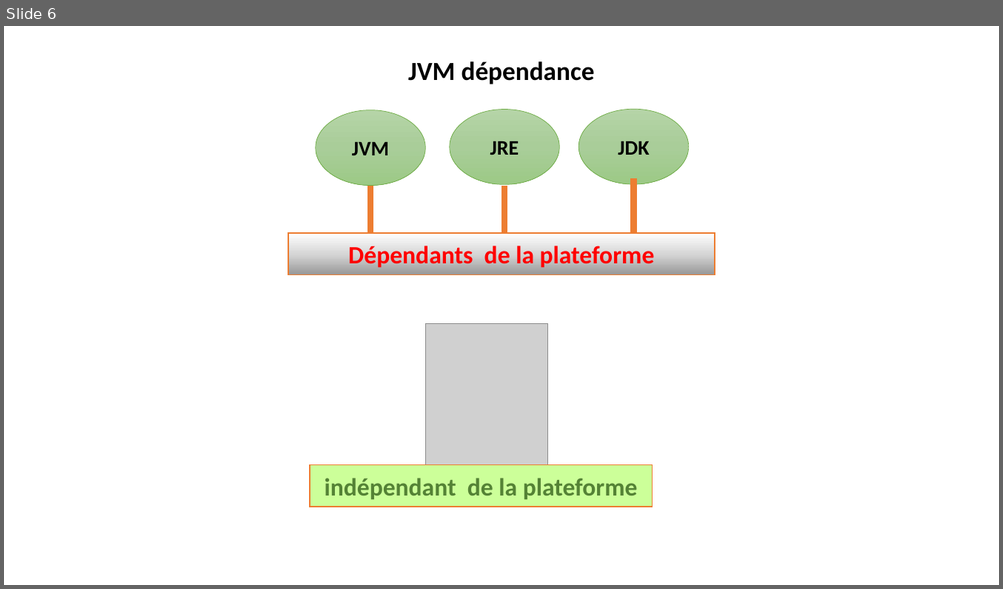
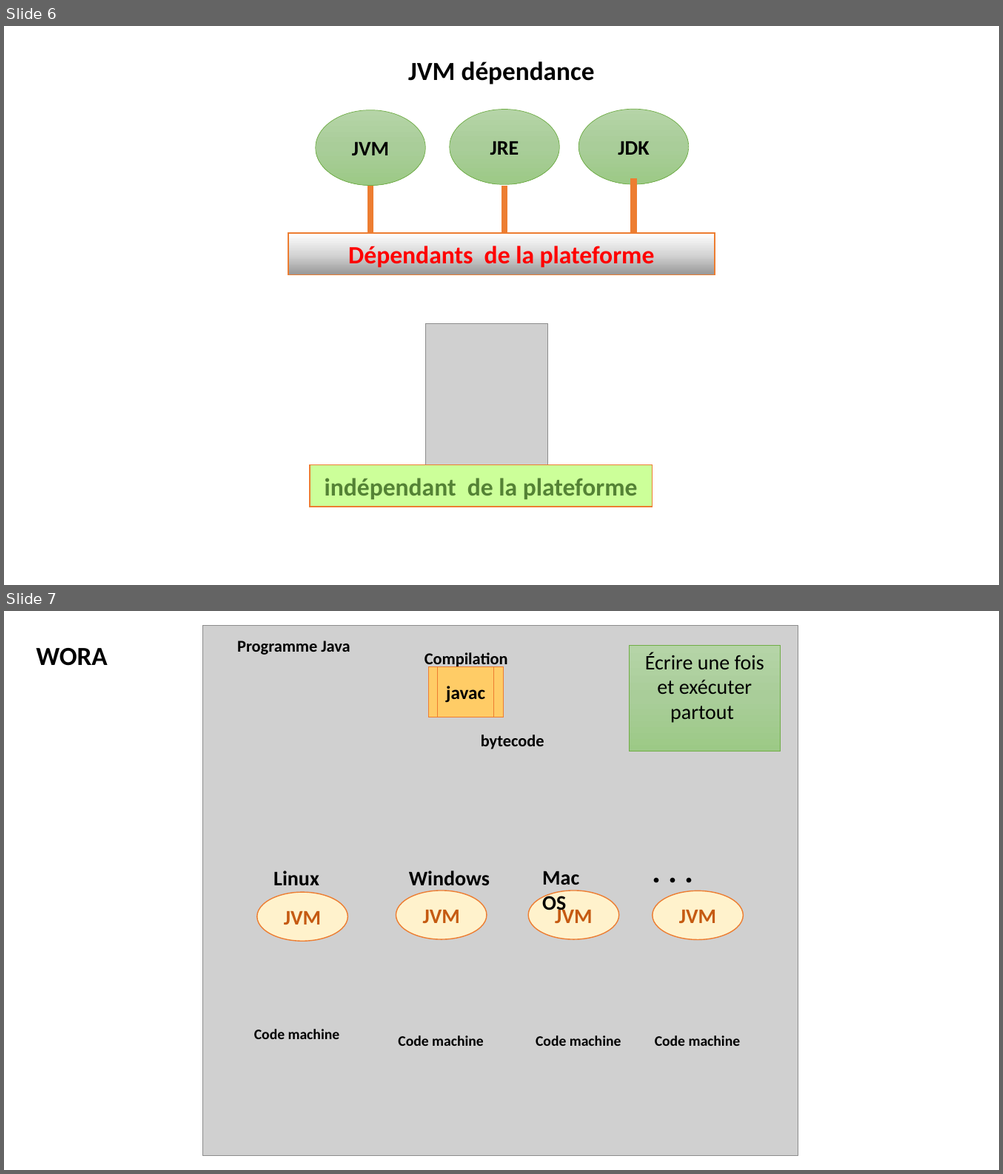
Before and after one commit to Djamelikra/javaSetup, a slide deck: javaInstall/Installer l’environnement de développement java.pptx. Shown one above the other, each under a label of ours: slide 6 before the commit, slides 6 and 7 after it. The pictures are 1003x589 and 1003x1174 pixels, drawn with LibreOffice and Linux fonts; fonts in the diff are those of the drawing; grey boxes stand for pictures. Boxes give left, top, right and bottom in pixels: in the first picture for what was removed or moved away, otherwise in the second. Text is boxed around its words. In the diff, an @@ line names an element or a change of style, - is before the commit and + after.

```diff
--- a/javaInstall/Installer l’environnement de développement java.pptx
+++ b/javaInstall/Installer l’environnement de développement java.pptx
@@ slide 7 added at (x1=4, y1=611, x2=999, y2=1170), background #FFFFFF @@
@@ title added at (x1=36, y1=648, x2=108, y2=666), 25.2 pt, text #000000, bold @@
+WORA
@@ group added at (x1=202, y1=626, x2=798, y2=1156): 11 texts, 4 ellipses, 1 picture, 1 flow chart predefined process, 1 rectangle @@
+Programme Java
+Compilation
+javac
+Code machine
+Code machine
+Code machine
+Code machine
+Écrire une fois et exécuter partout
+bytecode
+JVM
+JVM
+JVM
+JVM
+Linux
+Windows
+Mac OS
+. . .
```
Also in this commit, not shown: 1 slide changed, 5 other files.
